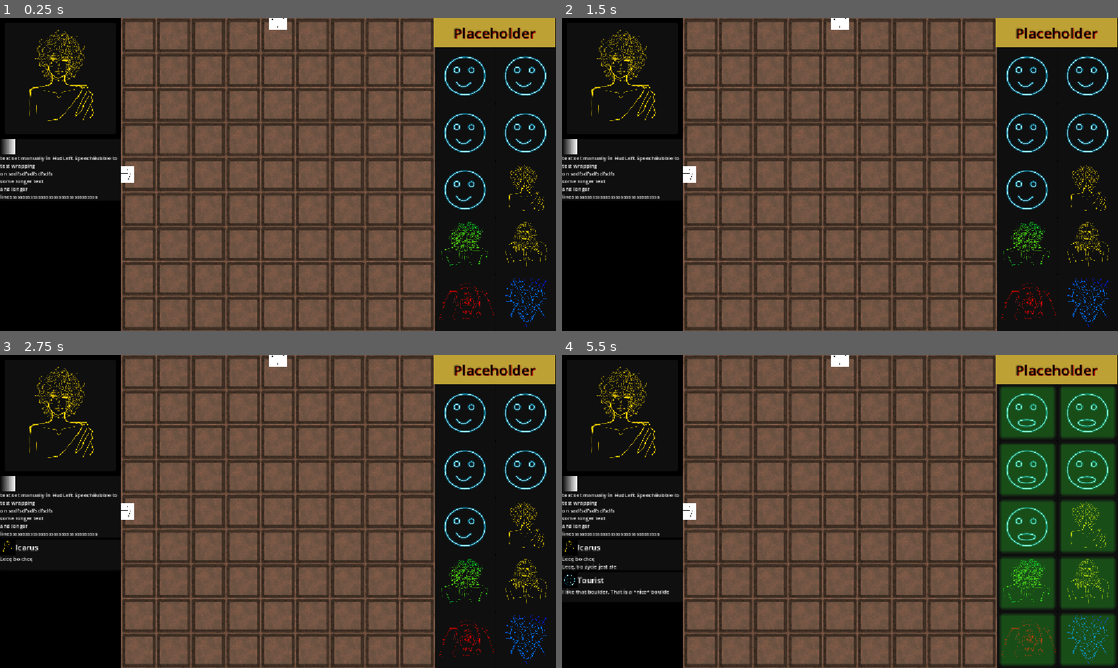
Above: before the commit, frames 1-4 (two rows, left to right).
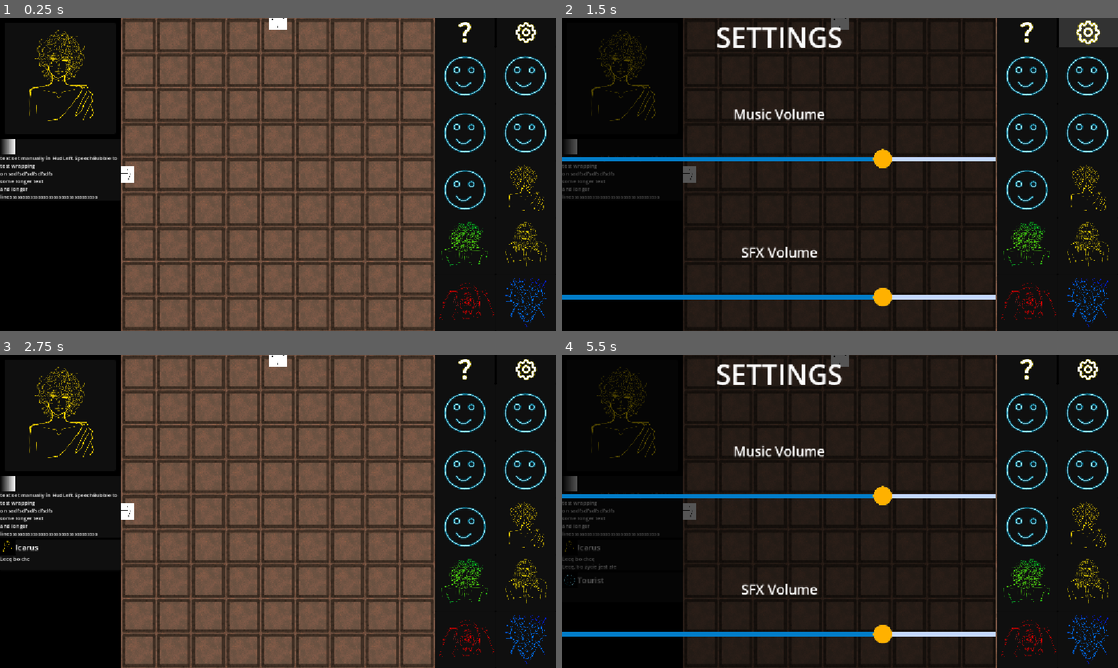
Above: after the commit, the same moments.

Repository: Wallted/ldjam-60
Game: Godot game, scene res://main.tscn
Two runs of this game, one before a commit and one after it. Both use one fixed random seed, a clock stepped at 60 frames per second and the inputs below.
Inputs (mouse positions are in pixels of both pictures, inside the frame that each line leads up to):
- Up to frame 1 (0.25 s): no input
- Up to frame 2 (1.5 s): click (1029, 33) at 0.52 s; click (1090, 33) at 1.27 s
- Up to frame 3 (2.75 s): tap Enter at 2 s; move the mouse to (16, 408) at 2.02 s; hold W from 2.03 s (still down); tap R (rotate) at 2.1 s; click (16, 408) at 2.17 s
- Up to frame 4 (5.5 s): move the mouse to (578, 511) at 2.77 s; release W at 2.78 s; tap 1 (speak_1) at 2.85 s; click (578, 511) at 2.92 s; tap Space at 3.5 s; move the mouse to (634, 458) at 3.52 s; hold T 3.53-4.28 s; hold W 3.53-5.03 s; click (634, 458) at 3.67 s; move the mouse to (578, 614) at 4.27 s; tap R (rotate) at 4.35 s; click (578, 614) at 4.42 s; move the mouse to (634, 564) at 5.02 s; hold 1 (speak_1) from 5.03 s (still down); click (634, 564) at 5.17 s

The runs differ from the first frame. In frame 1, 2.0% of the frame differs, in the area x 78-100%, y 0-10%; in frame 2, 60%; in frame 3, 2.0%; in frame 4, 77%, in the area x 0-100%, y 0-100%.

Commit message:
[feature] Help and Settings buttons in HUDRight (#35)

Diff:
--- a/HUD/hud.gd
+++ b/HUD/hud.gd
@@ -3,12 +3,34 @@
 
 @onready var hud_left: HUDLeft = $HUDLeft
 @onready var hud_right: HUDRight = $HUDRight
+@onready var settings_menu: Settings = $Settings
+@onready var help_menu: Help = $Help
 
 # Called when the node enters the scene tree for the first time.
 func _ready() -> void:
-	pass # Replace with function body.
-
+	settings_menu.hide()
+	help_menu.hide()
+	hud_right.settings_requested.connect(_on_settings_pressed)
+	hud_right.help_requested.connect(_on_help_pressed)
 
 # Called every frame. 'delta' is the elapsed time since the previous frame.
 func _process(_delta: float) -> void:
 	pass
+
+func _on_settings_pressed() -> void:
+	if help_menu.visible:
+		help_menu.visible = false
+	settings_menu.visible = not settings_menu.visible
+	switch_pause(settings_menu.visible)
+
+func _on_help_pressed() -> void:
+	if settings_menu.visible:
+		settings_menu.visible = false
+	help_menu.visible = not help_menu.visible
+	switch_pause(help_menu.visible)
+
+func switch_pause(need_pause: bool) -> void:
+	if need_pause:
+		GameState.pause_game()
+	else:
+		GameState.unpause_game()
--- a/HUD/hud_right.gd
+++ b/HUD/hud_right.gd
@@ -1,11 +1,19 @@
 extends Control
 class_name HUDRight
+
+signal settings_requested
+signal help_requested
 
 # Called when the node enters the scene tree for the first time.
 func _ready() -> void:
 	pass # Replace with function body.
 
-
 # Called every frame. 'delta' is the elapsed time since the previous frame.
 func _process(_delta: float) -> void:
 	pass
+
+func _on_settings_pressed() -> void:
+	settings_requested.emit()
+
+func _on_help_pressed() -> void:
+	help_requested.emit()
--- a/HUD/hud_right.tscn
+++ b/HUD/hud_right.tscn
@@ -2,7 +2,9 @@
 
 [ext_resource type="Script" uid="uid://30j2hlyt3x6d" path="res://HUD/hud_right.gd" id="1_t4b6d"]
 [ext_resource type="PackedScene" uid="uid://bwbjcj7gutp42" path="res://HUD/person.tscn" id="2_ccku2"]
+[ext_resource type="Texture2D" uid="uid://ch4n2hi5tp31n" path="res://img/help_icon.png" id="2_t8lao"]
 [ext_resource type="Resource" uid="uid://dt7h14mpkykbb" path="res://assets/persons/tourist.tres" id="3_3swto"]
+[ext_resource type="Texture2D" uid="uid://b0e3tlanop5iw" path="res://img/settings_icon.png" id="3_r5wc1"]
 [ext_resource type="Resource" uid="uid://bfv5g5akf1qre" path="res://assets/persons/archaeologist.tres" id="4_gm5x8"]
 [ext_resource type="Resource" uid="uid://87f0xxfa8wx5" path="res://assets/persons/michelangelo.tres" id="5_t8lao"]
 [ext_resource type="Resource" uid="uid://jduf3we633ex" path="res://assets/persons/celt.tres" id="6_r5wc1"]
@@ -12,14 +14,18 @@
 [ext_resource type="Resource" uid="uid://caj77fkltgd7f" path="res://assets/persons/monkey.tres" id="11_wsabk"]
 [ext_resource type="Resource" uid="uid://ceaqardhsnspr" path="res://assets/persons/elon.tres" id="12_cfq5b"]
 
-[sub_resource type="Theme" id="Theme_nkh55"]
+[sub_resource type="StyleBoxFlat" id="StyleBoxFlat_rcacg"]
+bg_color = Color(1, 1, 1, 0.19607843)
+
+[sub_resource type="StyleBoxFlat" id="StyleBoxFlat_r7hbg"]
+bg_color = Color(1, 1, 1, 0.19607843)
 
 [node name="HUDRight" type="Control" unique_id=1327092940]
 layout_mode = 3
 anchors_preset = 1
 anchor_left = 1.0
 anchor_right = 1.0
-offset_left = -252.0
+offset_left = -250.0
 offset_bottom = 648.0
 grow_horizontal = 0
 script = ExtResource("1_t4b6d")
@@ -35,26 +41,33 @@
 grow_horizontal = 0
 color = Color(0, 0, 0, 1)
 
-[node name="ColorRect2" type="ColorRect" parent="." unique_id=353139870]
+[node name="HBoxContainer" type="HBoxContainer" parent="." unique_id=1021309600]
+layout_mode = 1
+anchors_preset = 1
+anchor_left = 1.0
+anchor_right = 1.0
+offset_left = -250.0
+offset_bottom = 60.0
+grow_horizontal = 0
+
+[node name="Help" type="Button" parent="HBoxContainer" unique_id=1892685807]
+process_mode = 3
+layout_mode = 2
+size_flags_horizontal = 3
+theme_override_styles/hover = SubResource("StyleBoxFlat_rcacg")
+icon = ExtResource("2_t8lao")
+icon_alignment = 1
+expand_icon = true
+
+[node name="Settings" type="Button" parent="HBoxContainer" unique_id=885201556]
+process_mode = 3
 propagate_maximum_size = true
-layout_mode = 0
-offset_right = 250.0
-offset_bottom = 60.0
-color = Color(0.7446192, 0.62969726, 0.20624554, 1)
-
-[node name="Label" type="Label" parent="." unique_id=565338275]
-layout_mode = 0
-offset_right = 250.0
-offset_bottom = 60.0
+layout_mode = 2
 size_flags_horizontal = 3
-size_flags_vertical = 2
-theme = SubResource("Theme_nkh55")
-theme_override_colors/font_color = Color(0, 0, 0, 1)
-theme_override_colors/font_shadow_color = Color(0.7160463, 0, 0, 0.73333335)
-theme_override_font_sizes/font_size = 30
-text = "Placeholder"
-horizontal_alignment = 1
-vertical_alignment = 1
+theme_override_styles/hover = SubResource("StyleBoxFlat_r7hbg")
+icon = ExtResource("3_r5wc1")
+icon_alignment = 1
+expand_icon = true
 
 [node name="GridContainer" type="GridContainer" parent="." unique_id=438519031]
 layout_mode = 1
@@ -109,3 +122,6 @@
 [node name="Elon" parent="GridContainer" unique_id=995309169 instance=ExtResource("2_ccku2")]
 layout_mode = 2
 resource = ExtResource("12_cfq5b")
+
+[connection signal="pressed" from="HBoxContainer/Help" to="." method="_on_help_pressed"]
+[connection signal="pressed" from="HBoxContainer/Settings" to="." method="_on_settings_pressed"]
--- a/game_state.gd
+++ b/game_state.gd
@@ -22,6 +22,8 @@
 	label = main.get_node("CanvasLayer/HUD/Label")
 
 func pause_game():
+	if state == GameState.State.PAUSED:
+		return
 	get_tree().paused = true
 	action_progress.visible = false
 	prev_state = state
@@ -31,7 +33,9 @@
 	Input.mouse_mode = Input.MOUSE_MODE_VISIBLE
 
 func unpause_game():
-	get_tree().paused = true
+	if state != GameState.State.PAUSED:
+		return
+	get_tree().paused = false
 	action_progress.visible = true
 	state = prev_state
 	Input.mouse_mode = prev_mouse_mode
--- /dev/null
+++ b/help.gd
@@ -0,0 +1,10 @@
+extends Control
+class_name Help
+
+# Called when the node enters the scene tree for the first time.
+func _ready() -> void:
+	pass
+
+# Called every frame. 'delta' is the elapsed time since the previous frame.
+func _process(_delta: float) -> void:
+	pass
--- /dev/null
+++ b/help.tscn
@@ -0,0 +1,25 @@
+[gd_scene format=3 uid="uid://bkkrnwmeyogai"]
+
+[ext_resource type="Script" uid="uid://dw3o44unjrup4" path="res://help.gd" id="1_e3oed"]
+
+[node name="Help" type="Control" unique_id=2005726561]
+layout_mode = 3
+anchors_preset = 0
+offset_right = 40.0
+offset_bottom = 40.0
+script = ExtResource("1_e3oed")
+
+[node name="HelpBackground" type="ColorRect" parent="." unique_id=1368744737]
+layout_mode = 0
+offset_right = 900.0
+offset_bottom = 648.0
+color = Color(0, 0, 0, 0.6666667)
+
+[node name="HelpText" type="Label" parent="." unique_id=1743152793]
+layout_mode = 1
+offset_right = 900.0
+offset_bottom = 80.0
+theme_override_font_sizes/font_size = 57
+text = "HELP"
+horizontal_alignment = 1
+vertical_alignment = 1
--- a/main.tscn
+++ b/main.tscn
@@ -5,8 +5,10 @@
 [ext_resource type="PackedScene" uid="uid://dpb5tvih7c5xv" path="res://HUD/hud_left.tscn" id="4_7mycd"]
 [ext_resource type="Script" uid="uid://dacarvlnprxkh" path="res://action_progress.gd" id="5_4c57u"]
 [ext_resource type="PackedScene" uid="uid://clxaq1ltk85ul" path="res://HUD/hud_right.tscn" id="5_272bh"]
+[ext_resource type="PackedScene" uid="uid://bc43y4cvy2853" path="res://settings.tscn" id="5_efxa6"]
 [ext_resource type="PackedScene" uid="uid://cl1vkv2b6kioq" path="res://path_segments/path_segment.tscn" id="5_lquwl"]
 [ext_resource type="Script" uid="uid://uxsywj5kk4up" path="res://main_audio_stream.gd" id="6_272bh"]
+[ext_resource type="PackedScene" uid="uid://bkkrnwmeyogai" path="res://help.tscn" id="6_dg77c"]
 [ext_resource type="Script" uid="uid://dkcfc85dw6qoi" path="res://dialog_stream.gd" id="7_5vw27"]
 
 [node name="Main" type="Node" unique_id=665793303]
@@ -50,6 +52,16 @@
 layout_mode = 1
 mouse_filter = 1
 
+[node name="Settings" parent="CanvasLayer/HUD" unique_id=272828926 instance=ExtResource("5_efxa6")]
+top_level = true
+layout_mode = 0
+
+[node name="Help" parent="CanvasLayer/HUD" unique_id=2005726561 instance=ExtResource("6_dg77c")]
+top_level = true
+layout_mode = 0
+offset_right = 900.0
+offset_bottom = 648.0
+
 [node name="Label" type="Label" parent="CanvasLayer/HUD" unique_id=1901270043]
 layout_mode = 1
 anchors_preset = 3
@@ -63,7 +75,6 @@
 grow_vertical = 0
 
 [node name="ActionProgress" type="Control" parent="CanvasLayer" unique_id=1872492922]
-visible = false
 layout_mode = 3
 anchors_preset = 3
 anchor_left = 1.0
--- /dev/null
+++ b/settings.gd
@@ -0,0 +1,10 @@
+extends Control
+class_name Settings
+
+# Called when the node enters the scene tree for the first time.
+func _ready() -> void:
+	pass
+
+# Called every frame. 'delta' is the elapsed time since the previous frame.
+func _process(_delta: float) -> void:
+	pass
--- /dev/null
+++ b/settings.tscn
@@ -0,0 +1,86 @@
+[gd_scene format=3 uid="uid://bc43y4cvy2853"]
+
+[ext_resource type="Script" uid="uid://dcqgxm8e11bve" path="res://settings.gd" id="1_x2hje"]
+[ext_resource type="Texture2D" uid="uid://djx4hmtscdhkd" path="res://img/slider_grabber_idle.png" id="2_3ykye"]
+[ext_resource type="Texture2D" uid="uid://qe6bg5d8hror" path="res://img/slider_grabber_highligt.png" id="3_gc0em"]
+
+[sub_resource type="StyleBoxLine" id="StyleBoxLine_3ykye"]
+color = Color(0.7742554, 0.8500151, 1, 1)
+grow_begin = 0.0
+grow_end = 0.0
+thickness = 10
+
+[sub_resource type="StyleBoxFlat" id="StyleBoxFlat_gc0em"]
+bg_color = Color(0.010034395, 0.49031687, 0.78713644, 1)
+
+[sub_resource type="StyleBoxFlat" id="StyleBoxFlat_cj1lu"]
+bg_color = Color(0.9745819, 0.32712126, 0.5576293, 1)
+
+[node name="Settings" type="Control" unique_id=272828926]
+layout_mode = 3
+anchors_preset = 0
+offset_right = 900.0
+offset_bottom = 648.0
+script = ExtResource("1_x2hje")
+
+[node name="SettingsBackground" type="ColorRect" parent="." unique_id=482692681]
+layout_mode = 0
+offset_right = 900.0
+offset_bottom = 648.0
+color = Color(0, 0, 0, 0.6666667)
+
+[node name="SettingsText" type="Label" parent="." unique_id=1935010356]
+layout_mode = 0
+offset_right = 900.0
+offset_bottom = 80.0
+size_flags_vertical = 2
+theme_override_font_sizes/font_size = 57
+text = "SETTINGS"
+horizontal_alignment = 1
+vertical_alignment = 1
+
+[node name="Sliders" type="VBoxContainer" parent="." unique_id=1727258286]
+layout_mode = 1
+anchors_preset = 2
+anchor_top = 1.0
+anchor_bottom = 1.0
+offset_top = -568.0
+offset_right = 900.0
+grow_vertical = 0
+
+[node name="MusicVolumeText" type="Label" parent="Sliders" unique_id=1680741526]
+layout_mode = 2
+size_flags_vertical = 3
+theme_override_font_sizes/font_size = 28
+text = "Music Volume"
+horizontal_alignment = 1
+vertical_alignment = 2
+
+[node name="MusicVolumeSlider" type="HSlider" parent="Sliders" unique_id=1630918261]
+layout_mode = 2
+size_flags_vertical = 3
+theme_override_icons/grabber = ExtResource("2_3ykye")
+theme_override_icons/grabber_highlight = ExtResource("3_gc0em")
+theme_override_styles/slider = SubResource("StyleBoxLine_3ykye")
+theme_override_styles/grabber_area = SubResource("StyleBoxFlat_gc0em")
+theme_override_styles/grabber_area_highlight = SubResource("StyleBoxFlat_cj1lu")
+value = 75.0
+
+[node name="SFXVolumeText" type="Label" parent="Sliders" unique_id=1962118951]
+layout_mode = 2
+size_flags_vertical = 3
+theme_override_font_sizes/font_size = 28
+text = "SFX Volume"
+horizontal_alignment = 1
+vertical_alignment = 2
+
+[node name="SFXVolumeSlider" type="HSlider" parent="Sliders" unique_id=2076676162]
+layout_mode = 2
+size_flags_vertical = 3
+theme_override_icons/grabber = ExtResource("2_3ykye")
+theme_override_icons/grabber_highlight = ExtResource("3_gc0em")
+theme_override_styles/slider = SubResource("StyleBoxLine_3ykye")
+theme_override_styles/grabber_area = SubResource("StyleBoxFlat_gc0em")
+theme_override_styles/grabber_area_highlight = SubResource("StyleBoxFlat_cj1lu")
+value = 75.0
+metadata/_edit_group_ = true
Not shown, added: help.gd.uid
Binary file added: img/help_icon.png
Not shown, added: img/help_icon.png.import
Binary file added: img/settings_icon.png
Not shown, added: img/settings_icon.png.import
Binary file added: img/slider_grabber_highligt.png
Not shown, added: img/slider_grabber_highligt.png.import
Binary file added: img/slider_grabber_idle.png
Not shown, added: img/slider_grabber_idle.png.import
Not shown, added: settings.gd.uid
